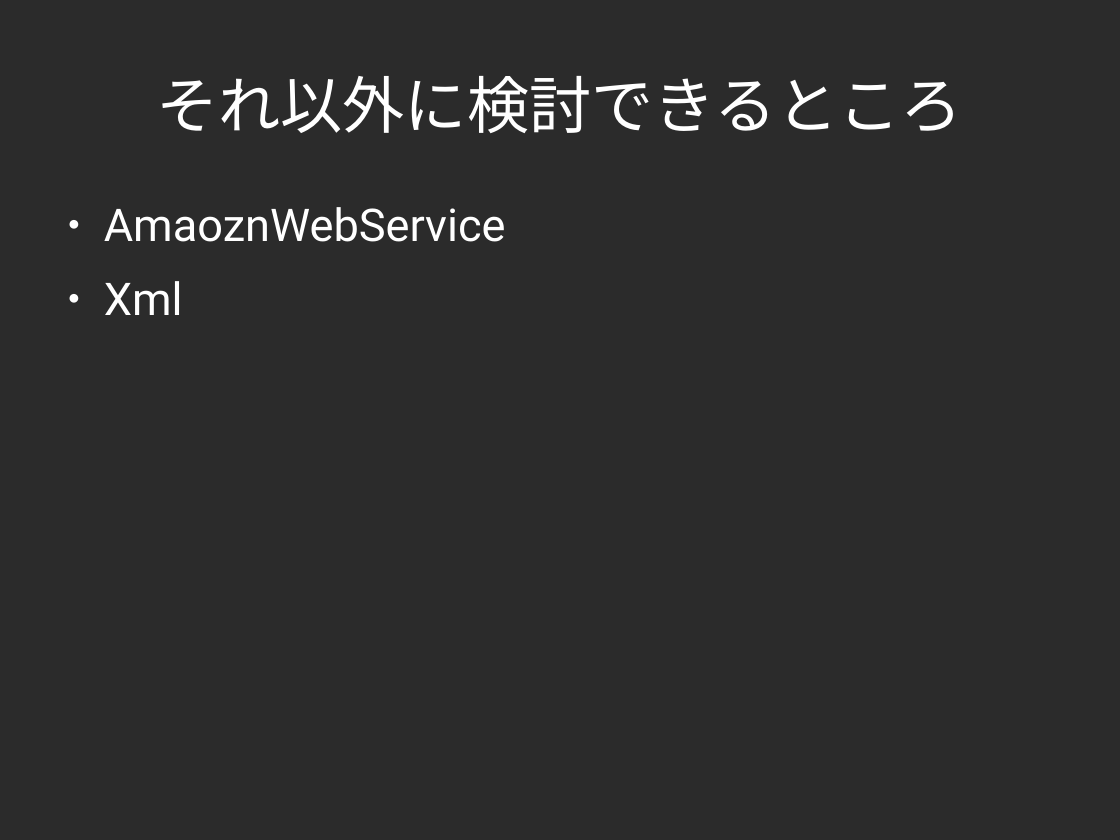
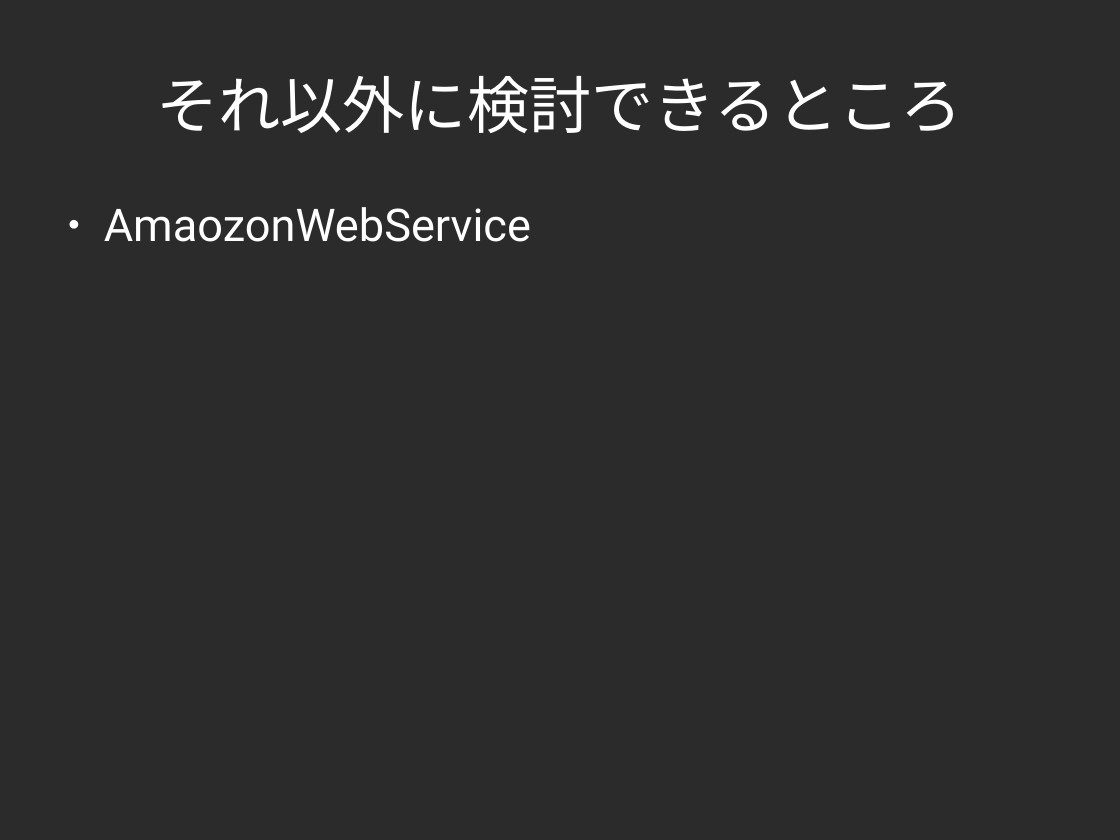
Before and after one commit to yojik/yojik-lib, a slide deck: slide 44 of 2009devsumi/oo_exercise/doc/devsum.odp (slide 39 before the commit). Drawn at 1120x840 pixels with LibreOffice and Linux fonts; fonts in the diff are those of the drawing; background and template pictures are left out; a plain dark background stands for a picture behind light text. Boxes give left, top, right and bottom in pixels: in the first picture for what was removed or moved away, otherwise in the second. Text is boxed around its words. In the diff, an @@ line names an element or a change of style, - is before the commit and + after.

```diff
--- a/2009devsumi/oo_exercise/doc/devsum.odp
+++ b/2009devsumi/oo_exercise/doc/devsum.odp
@@ text at box(104, 207, 531, 242): text changed @@
-● AmaoznWebService
-● Xml
+● AmaozonWebService
```
Also in this commit, not shown: 13 other slides changed, 10 slides added, 7 slides removed.
